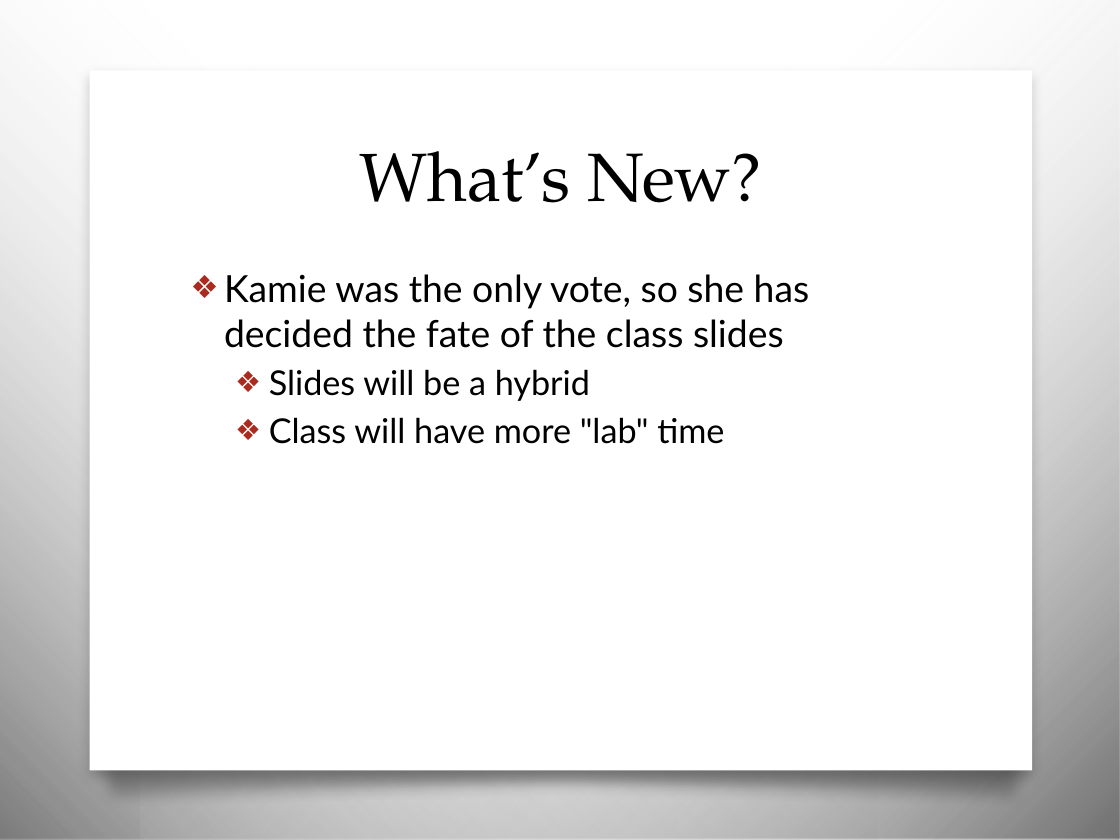
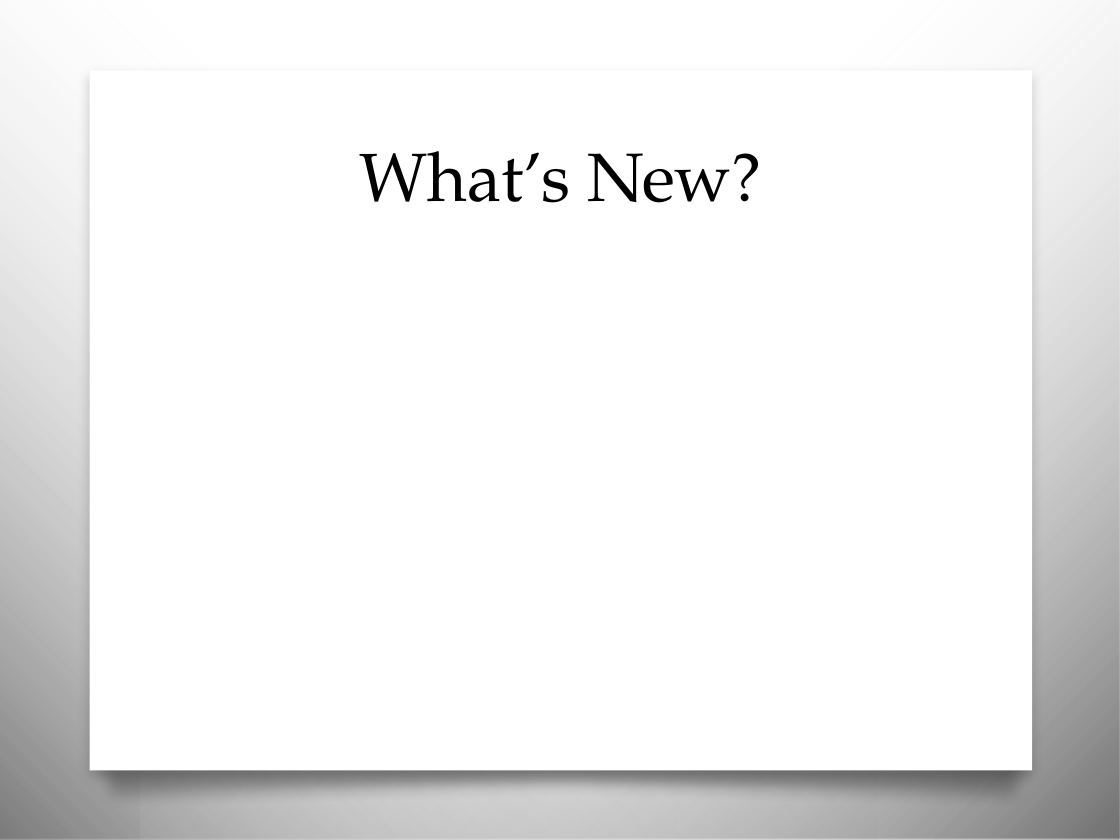
Before and after one commit to awayken/USF-ART329, a slide deck: slide 3 of slides/classnine/slides.pptx. Drawn at 1120x840 pixels with LibreOffice and Linux fonts; fonts in the diff are those of the drawing; background and template pictures are left out. Boxes give left, top, right and bottom in pixels: in the first picture for what was removed or moved away, otherwise in the second. Text is boxed around its words. In the diff, an @@ line names an element or a change of style, - is before the commit and + after.

Commit message:
Tweak from class.

```diff
--- a/slides/classnine/slides.pptx
+++ b/slides/classnine/slides.pptx
@@ text removed at bbox=[224, 274, 810, 444] @@
-❖ Kamie was the only vote, so she has decided the fate of the class slides
-  ❖ Slides will be a hybrid
-  ❖ Class will have more "lab" time
```
Also in this commit, not shown: 2 other slides changed, 1 slide added, 11 slides removed.
